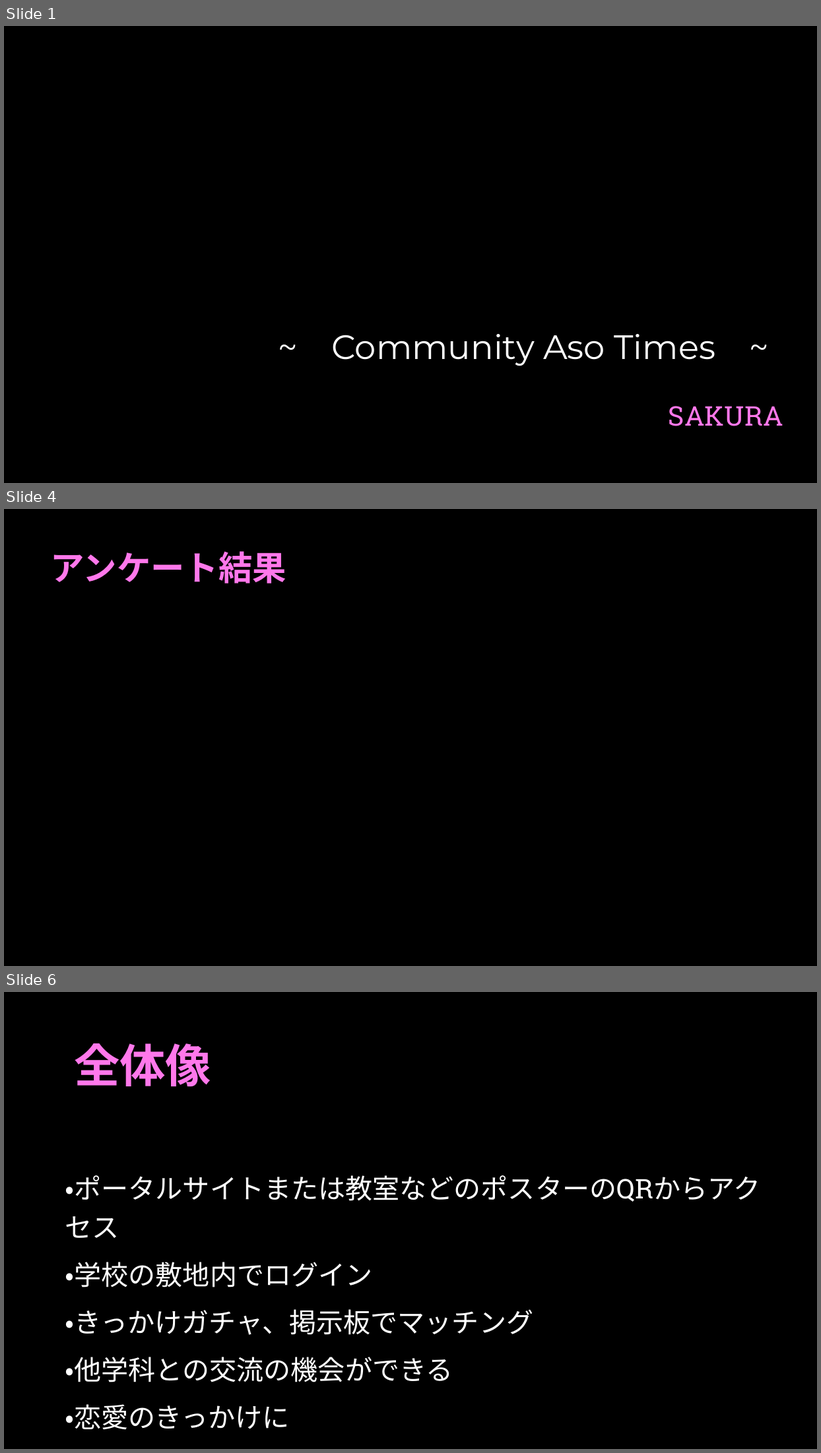
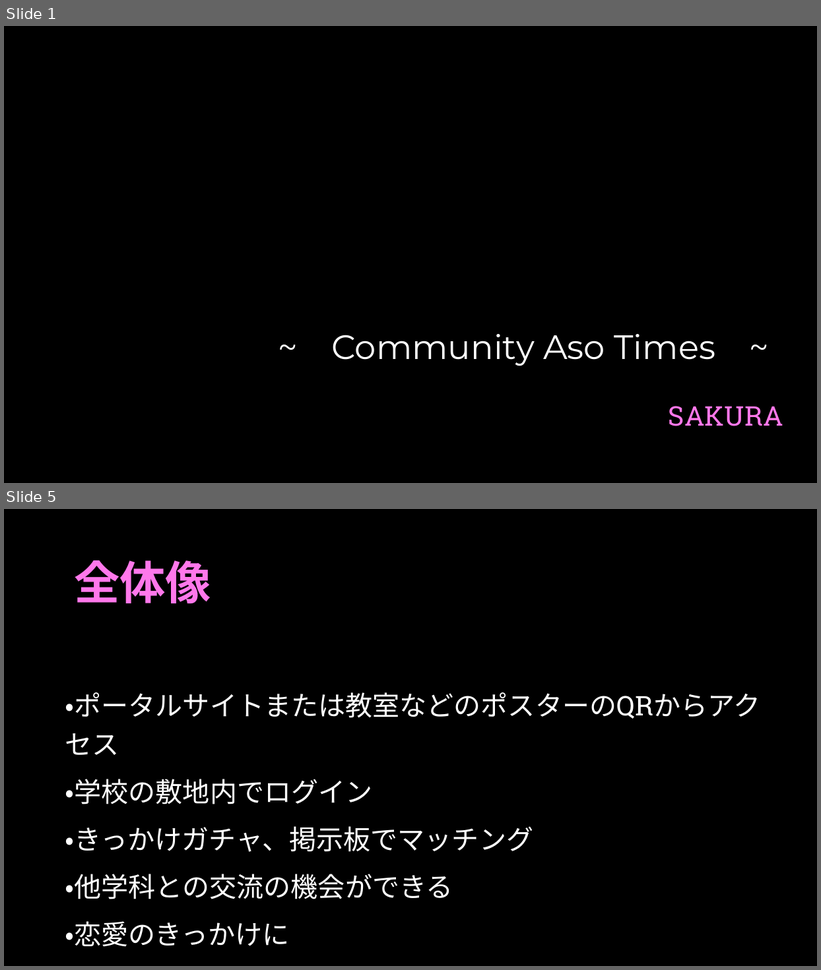
Before and after one commit to kawaguchi-mizuki/SAKURA, a slide deck: プレゼン資料/SAKURAプレゼン評価会.pptx. Shown one above the other, each under a label of ours: slides 1, 4 and 6 before the commit, slides 1 and 5 after it; the slides between them are not shown. The pictures are 821x1453 and 821x970 pixels, drawn with LibreOffice and Linux fonts; fonts in the diff are those of the drawing; background and template pictures are left out. Boxes give left, top, right and bottom in pixels: in the first picture for what was removed or moved away, otherwise in the second. Text is boxed around its words. In the diff, an @@ line names an element or a change of style, - is before the commit and + after.

```diff
--- a/プレゼン資料/SAKURAプレゼン評価会.pptx
+++ b/プレゼン資料/SAKURAプレゼン評価会.pptx
@@ slide 4 removed at [4, 509, 817, 966], background picture (left out) @@
@@ text removed at [51, 551, 286, 584] @@
-アンケート結果
@@ what was slide 6 is now slide 5 @@
```
Also in this commit, not shown: 2 slides changed, 1 slide added.
